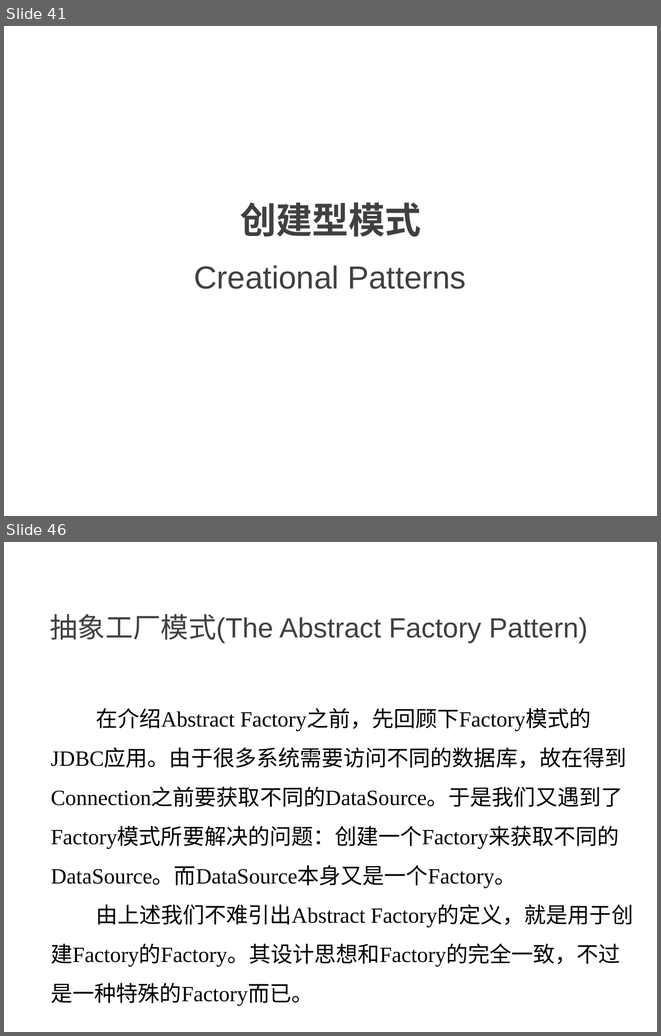
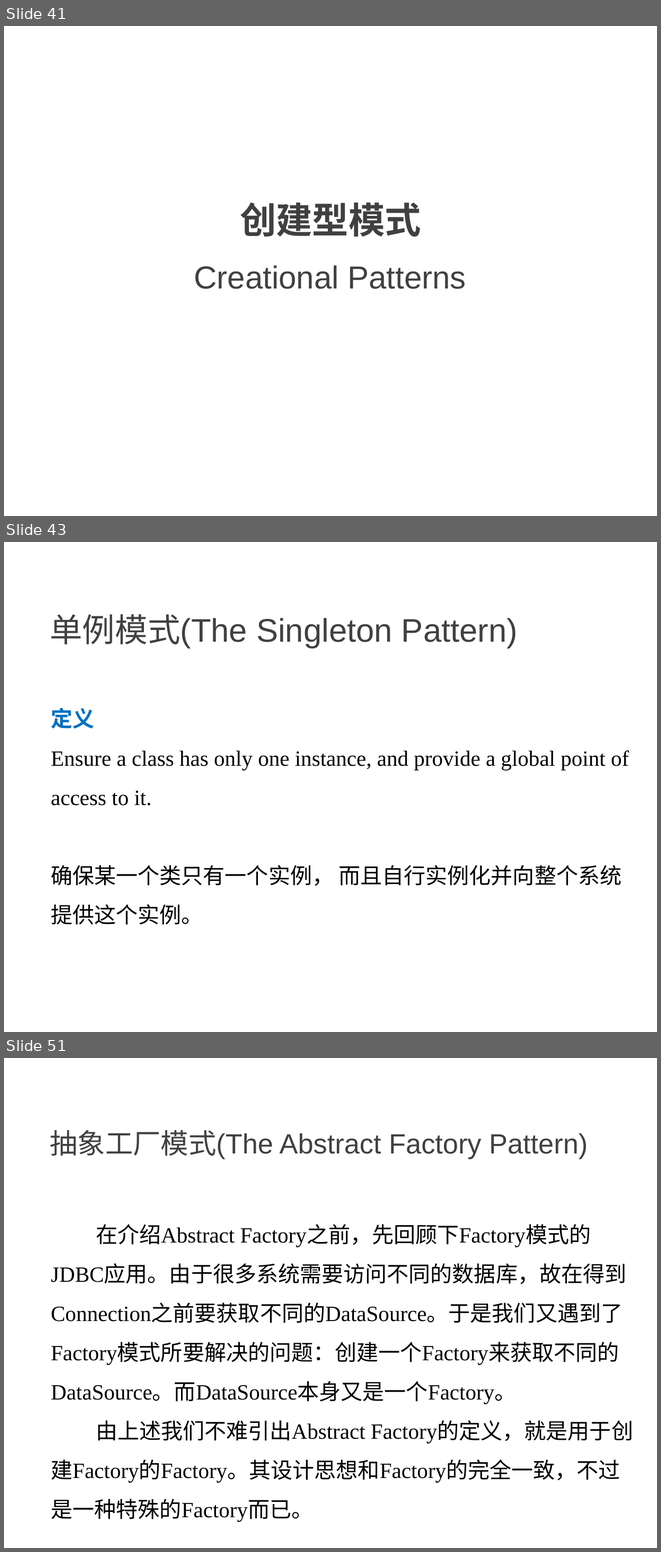
Before and after one commit to NewGr8Player/My-PPT, a slide deck: Design pattern/23种设计模式详解.pptx. Shown one above the other, each under a label of ours: slides 41 and 46 before the commit, slides 41, 43 and 51 after it; the slides between them are not shown. The pictures are 661x1036 and 661x1552 pixels, drawn with LibreOffice and Linux fonts; fonts in the diff are those of the drawing. Boxes give left, top, right and bottom in pixels: in the first picture for what was removed or moved away, otherwise in the second. Text is boxed around its words. In the diff, an @@ line names an element or a change of style, - is before the commit and + after.

Commit message:
Add 单例模式

```diff
--- a/Design pattern/23种设计模式详解.pptx
+++ b/Design pattern/23种设计模式详解.pptx
@@ slide 43 added at [4, 542, 657, 1032], background #FFFFFF @@
@@ text added at [50, 614, 518, 649], 36 pt, text #404040 @@
+单例模式(The Singleton Pattern)
@@ text added at [51, 707, 629, 925], 24 pt, text #000000 @@
+定义
+Ensure a class has only one instance, and provide a global point of access to it.
+确保某一个类只有一个实例， 而且自行实例化并向整个系统提供这个实例。
@@ what was slide 46 is now slide 51 @@
```
Also in this commit, not shown: 4 slides changed, 4 other slides added.
